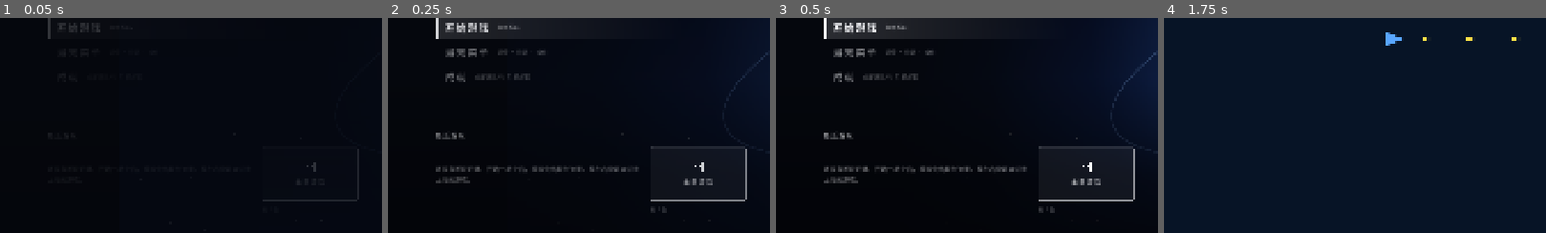
Above: before the commit, frames 1-4 (left to right).
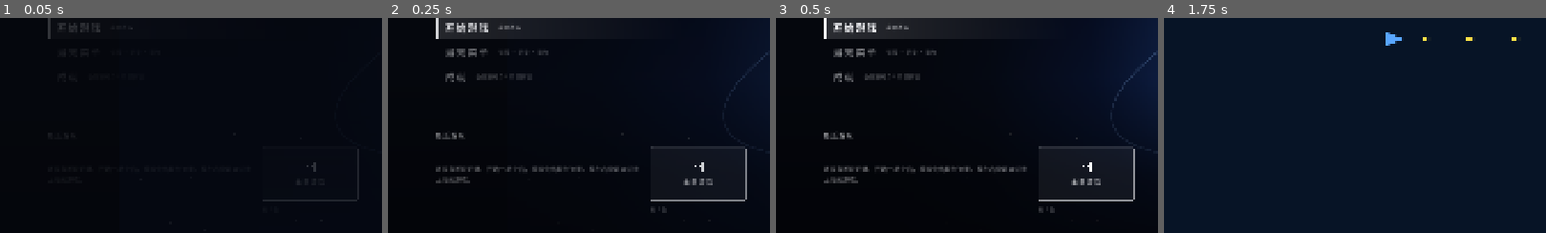
Above: after the commit, the same moments.

Repository: yldm-tech/classic-games
Game: Godot game, scene res://launcher/launcher.tscn
Same seed, same stepped clock (60 frames per second), same inputs: the game is played once before the commit and once after it.
Inputs (mouse positions are % of the whole screen's width and height, from its top left):
- Up to frame 1 (0.05 s): no input
- Up to frame 2 (0.25 s): no input
- Up to frame 3 (0.5 s): no input
- Up to frame 4 (1.75 s): tap Enter (launcher_accept) at 0.5, 0.6 s; move the mouse to (72, 45) at 0.52 s; hold Right (launcher_right) 0.53-1.25 s; click (72, 45) at 0.67 s; drag from (30, 55) to (44, 23) at 1.27 s
The pictures show only the part of the screen within x 0-50%, y 45-95%; the shares and areas given below are measured in that part.

The runs differ from the first frame. In frame 2, 0.2% of the frame differs, in the area x 22-42%, y 3-29%; in frame 3, 0.3%; in frame 4, nothing differs.

Commit message:
docs(client): describe the launcher and the GameSession live-run contract
Adds the launcher's layout, dependency direction and input/focus rules to docs/16-client-architecture.md, and documents start_run next to start_game.

Also in this commit: the tower-defense placeholder art draws its road segment by segment (a wide polyline left artefacts at the corners), the focus row uses the design's 24px gap between label and caption, and relaunching from the result panel can no longer be mistaken for quitting the game screen.

Diff:
--- a/apps/client/launcher/game_screen.gd
+++ b/apps/client/launcher/game_screen.gd
@@ -104,7 +104,11 @@
 	_paused.visible = false
 	var entry := LauncherCatalog.by_id(id)
 	_title.text = LauncherCatalog.text(entry, "name", shell.locale)
-	if not shell.game_host.launch(id):
+	# launch() first ends whatever is still on the stage; that run's result must not be read as "the player quit this screen".
+	_leaving = true
+	var launched := shell.game_host.launch(id)
+	_leaving = false
+	if not launched:
 		shell.toast(tf("launcher.game.error_fmt", [_title.text if _title.text != "" else id]))
 		shell.go_back.call_deferred()
 		return
--- a/apps/client/launcher/launcher_controls.gd
+++ b/apps/client/launcher/launcher_controls.gd
@@ -136,7 +136,7 @@
 		super()
 		custom_minimum_size = Vector2(0, min_height)
 		set_padding(T.ROW_PADDING)
-		var row := W.hbox(20)
+		var row := W.hbox(24)
 		add_child(row)
 		_label = W.text(label, font_size, 400, T.fg(T.A_ROW_IDLE), 2)
 		_label.name = "Label"
--- a/apps/client/launcher/launcher_key_art.gd
+++ b/apps/client/launcher/launcher_key_art.gd
@@ -115,8 +115,8 @@
 	_vertical_gradient(Rect2(0, 470, FRAME.x, 430), base.lerp(primary, 0.1), base.lerp(Color.BLACK, 0.35))
 	# The same kind of bent road the runtime's baseline stage uses, drawn here in art coordinates.
 	var road := PackedVector2Array([Vector2(420, 620), Vector2(820, 620), Vector2(820, 800), Vector2(1180, 800), Vector2(1180, 520), Vector2(1640, 520)])
-	draw_polyline(road, Color(0, 0, 0, 0.45), 84.0, true)
-	draw_polyline(road, base.lerp(primary, 0.3), 64.0, true)
+	_thick_path(road, 84.0, base.lerp(Color.BLACK, 0.5))
+	_thick_path(road, 64.0, base.lerp(primary, 0.3))
 	draw_polyline(road, Color(primary.lightened(0.4), 0.35), 2.0, true)
 	var walkers := [Vector2(520, 620), Vector2(640, 620), Vector2(760, 620), Vector2(820, 700), Vector2(930, 800), Vector2(1060, 800)]
 	for at: Vector2 in walkers:
@@ -155,6 +155,13 @@
 		var at := Vector2(rng.randf_range(0.0, FRAME.x), rng.randf_range(0.0, max_y))
 		draw_circle(at, rng.randf_range(0.8, 2.0), Color(color, color.a * rng.randf_range(0.35, 1.0)))
 
+## A wide path with round joints. draw_polyline leaves gaps and overlaps at sharp corners when it is this wide, so each segment and each joint is drawn on its own in an opaque colour.
+func _thick_path(points: PackedVector2Array, width: float, color: Color) -> void:
+	for i in points.size() - 1:
+		draw_line(points[i], points[i + 1], color, width)
+	for point in points:
+		draw_circle(point, width / 2.0, color)
+
 func _on_ellipse(center: Vector2, radius: float, squash: float, tilt: float, angle: float) -> Vector2:
 	return center + (Vector2.from_angle(angle) * Vector2(radius, radius * squash)).rotated(tilt)
 
Not shown, changed: docs/16-client-architecture.md
